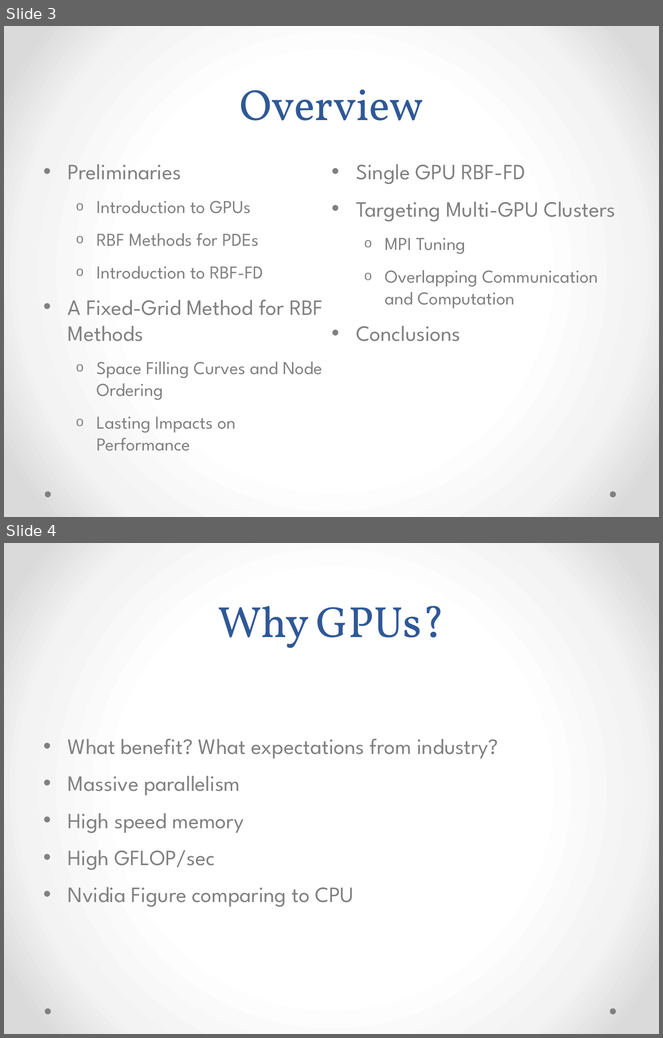
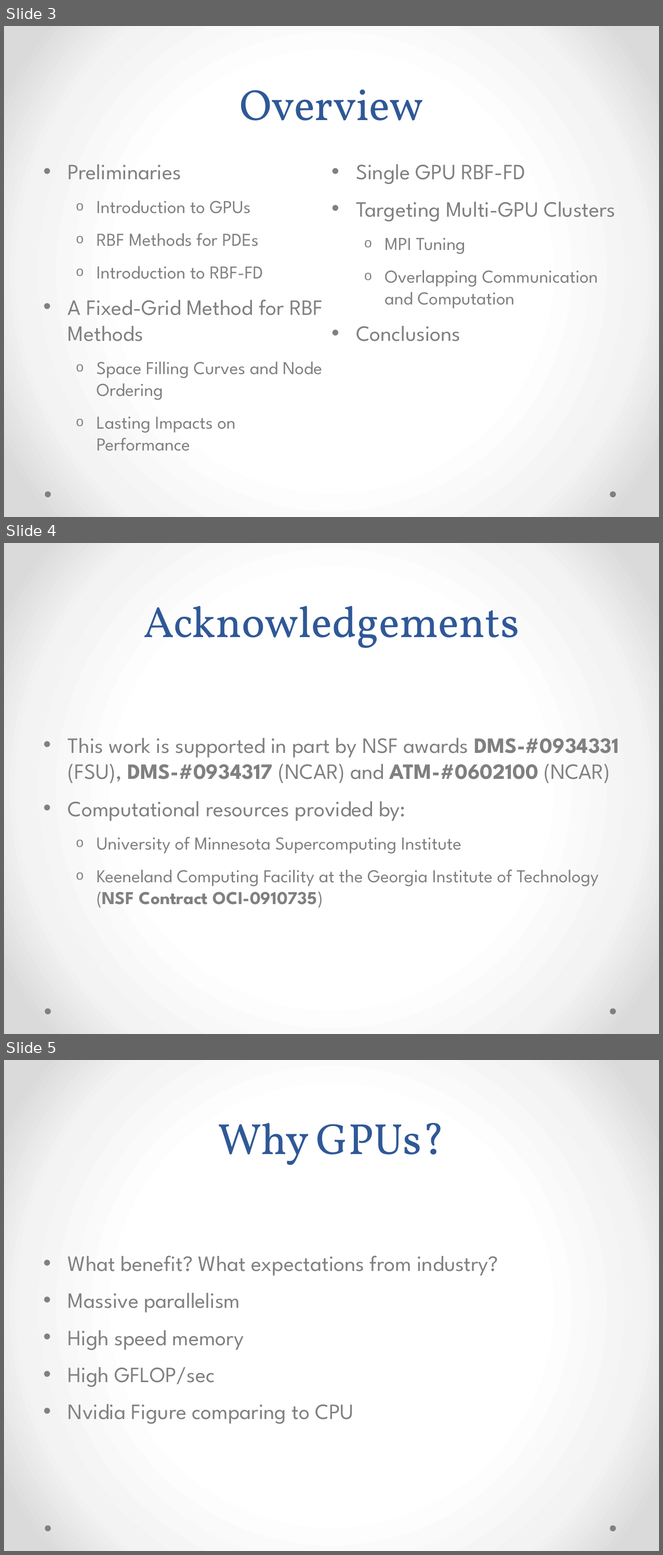
Before and after one commit to bollig/Karen, a slide deck: defense/defense_slides.pptx. Shown one above the other, each under a label of ours: slides 3 and 4 before the commit, slides 3, 4 and 5 after it. The pictures are 663x1038 and 663x1555 pixels, drawn with LibreOffice and Linux fonts; fonts in the diff are those of the drawing. Boxes give left, top, right and bottom in pixels: in the first picture for what was removed or moved away, otherwise in the second. Text is boxed around its words. In the diff, an @@ line names an element or a change of style, - is before the commit and + after.

Commit message:
added resources

```diff
--- a/defense/defense_slides.pptx
+++ b/defense/defense_slides.pptx
@@ slide 4 added at (4, 543, 659, 1034), background gradient #FFFFFF to #F4F4F4 to #DADADA; not listed: 2 template elements that a slide beside it also shows @@
@@ title added at (144, 606, 519, 648), 48 pt, text #2F5897 @@
+Acknowledgements
@@ text added at (68, 738, 619, 908), 20 pt, text #808080 @@
+• This work is supported in part by NSF awards DMS-#0934331 (FSU), DMS-#0934317 (NCAR) and ATM-#0602100 (NCAR)
+• Computational resources provided by:
+  o University of Minnesota Supercomputing Institute
+  o Keeneland Computing Facility at the Georgia Institute of Technology (NSF Contract OCI-0910735)
@@ what was slide 4 is now slide 5 @@
```
Also in this commit, not shown: 1 slide changed.
